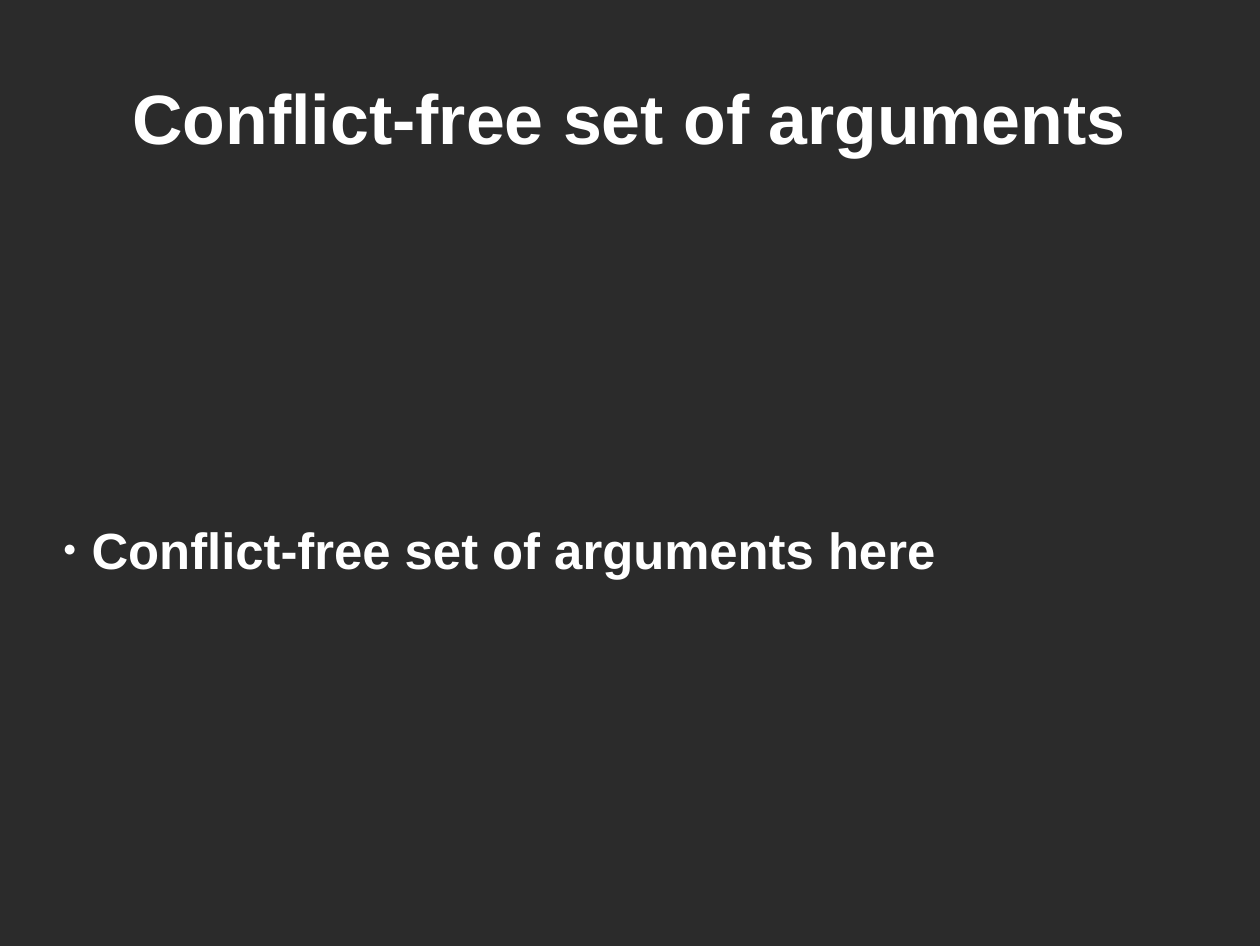
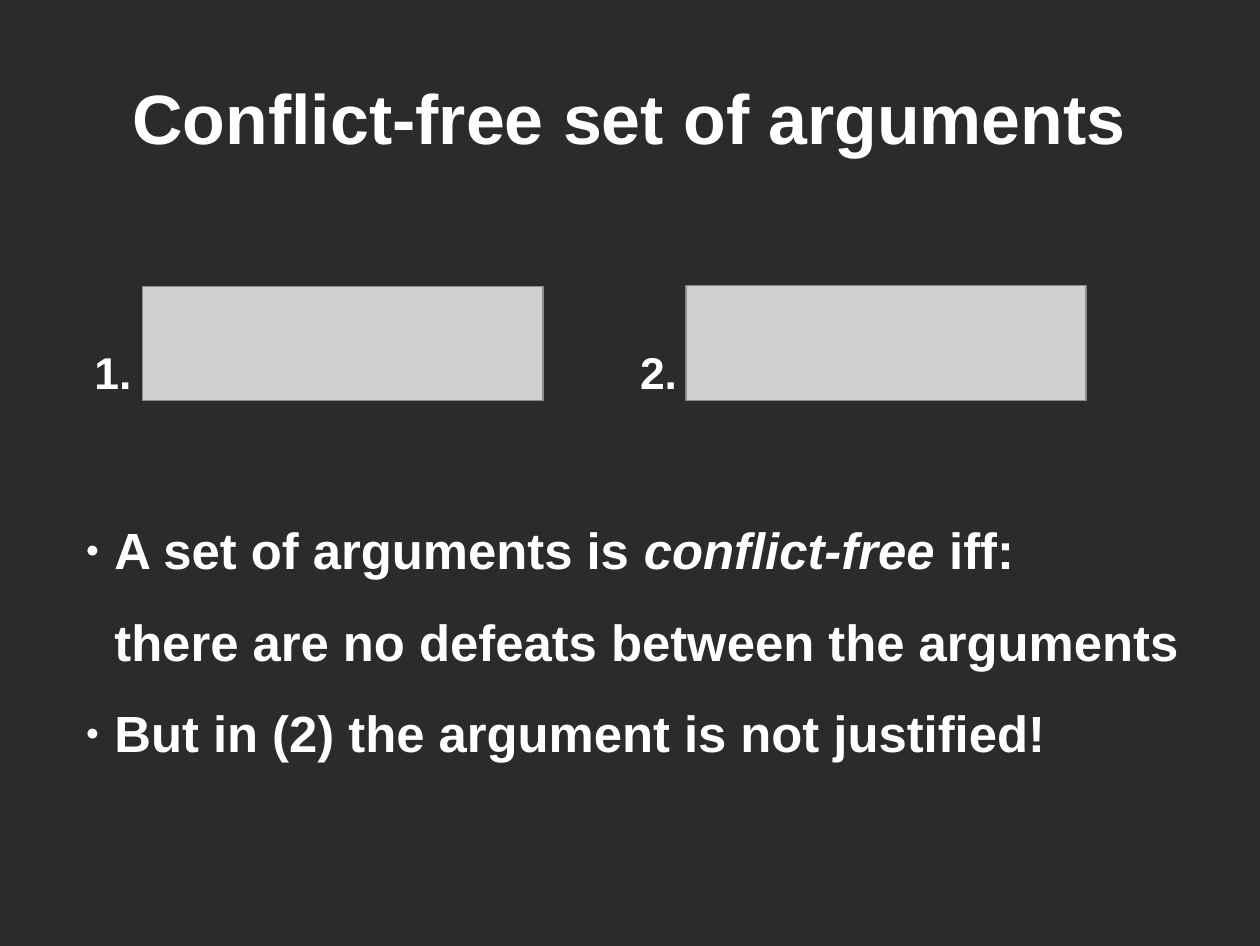
Before and after one commit to lethalman/thesis, a slide deck: slide 7 of doc/summary.odp. Drawn at 1260x946 pixels with LibreOffice and Linux fonts; fonts in the diff are those of the drawing; grey boxes stand for pictures; background and template pictures are left out; a plain dark background stands for a picture behind light text. Boxes give left, top, right and bottom in pixels: in the first picture for what was removed or moved away, otherwise in the second. Text is boxed around its words. In the diff, an @@ line names an element or a change of style, - is before the commit and + after.

```diff
--- a/doc/summary.odp
+++ b/doc/summary.odp
@@ picture added at box(143, 286, 543, 400) @@
@@ picture added at box(686, 286, 1086, 400) @@
@@ text added at box(94, 358, 131, 389), 28 pt, text #FFFFFF, bold @@
+1.
@@ text added at box(640, 358, 677, 389), 28 pt, text #FFFFFF, bold @@
+2.
@@ subtitle removed at box(92, 532, 935, 579) @@
-● Conflict-free set of arguments here
@@ subtitle added at box(114, 532, 1179, 763), 32 pt, text #FFFFFF, bold @@
+● A set of arguments is conflict-free iff:
+there are no defeats between the arguments
+● But in (2) the argument is not justified!
```
Also in this commit, not shown: 4 other slides changed, 4 slides added, 6 slides removed, 21 other files.
